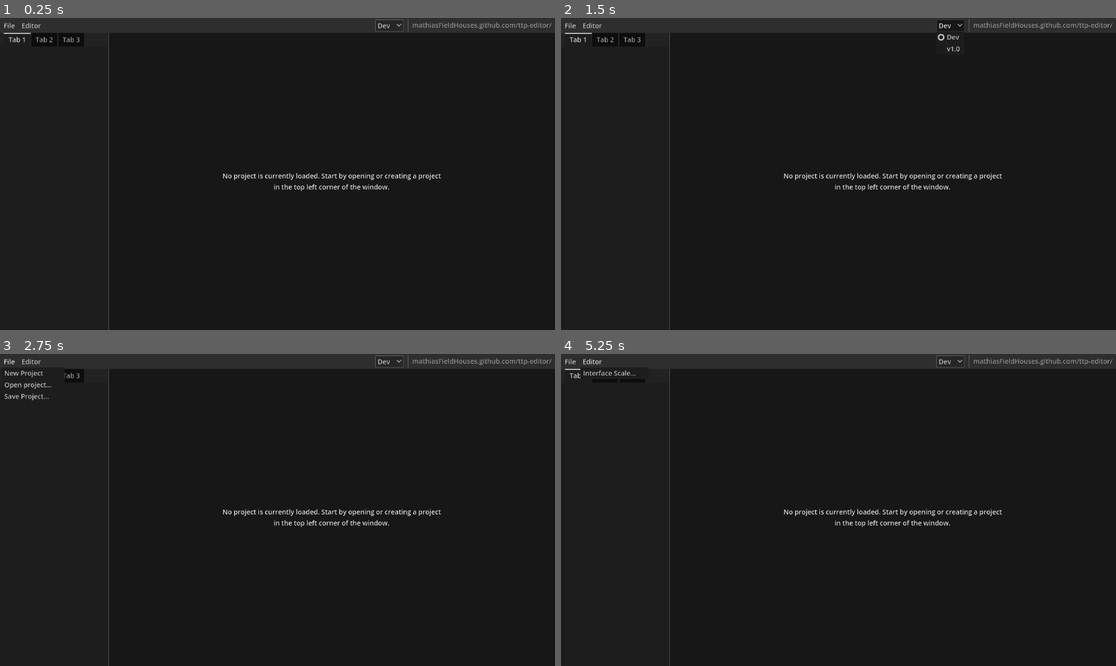
Above: before the commit, frames 1-4 (two rows, left to right).
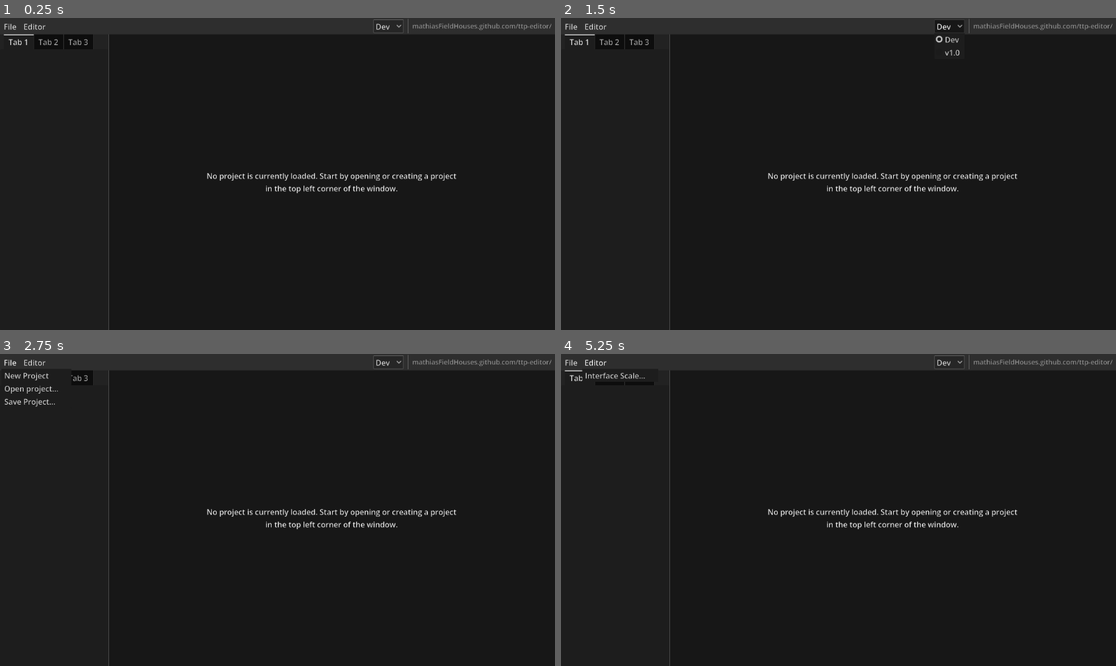
Above: after the commit, the same moments.

Repository: mFieldHouses/TTP-Editor
Game: Godot game, scene res://main.tscn
Same seed, same stepped clock (60 frames per second), same inputs: the game is played once before the commit and once after it.
Inputs:
- Up to frame 1 (0.25 s): no input
- Up to frame 2 (1.5 s): click "File" at 0.5 s; click "Dev" at 1.25 s
- Up to frame 3 (2.75 s): click "File" at 2 s
- Up to frame 4 (5.25 s): click "Dev" at 2.75 s; click "File" at 3.5 s; click "Dev" at 4.25 s; click "Editor" at 5 s

The runs differ from the first frame. In frame 1, 1.3% of the frame differs, in the area x 0-100%, y 0-57%; in frame 2, 1.4%; in frame 3, 1.6%; in frame 4, 1.3%.

Commit message:
update font size

Diff:
--- a/resources/themes/default.tres
+++ b/resources/themes/default.tres
@@ -147,7 +147,6 @@
 
 [resource]
 default_font = SubResource("FontVariation_jygh6")
-default_font_size = 14
 Button/colors/font_pressed_color = Color(1, 1, 1, 0.7058824)
 Button/styles/disabled = SubResource("StyleBoxFlat_nfgd4")
 Button/styles/focus = SubResource("StyleBoxFlat_sn1o5")
